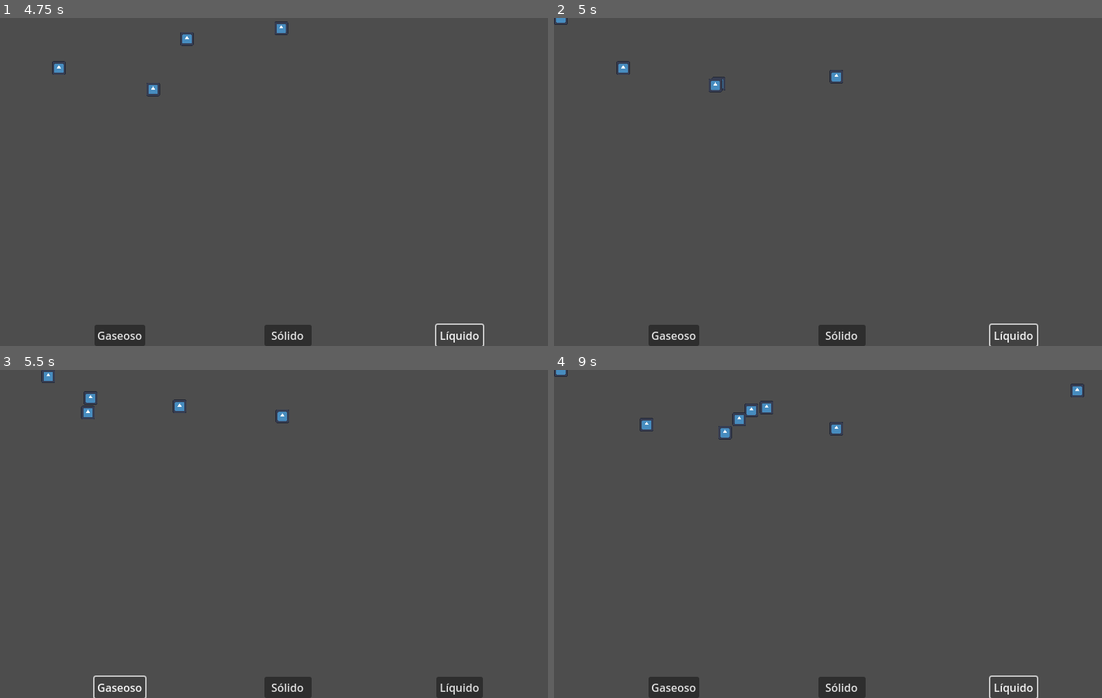
Above: before the commit, frames 1-4 (two rows, left to right).
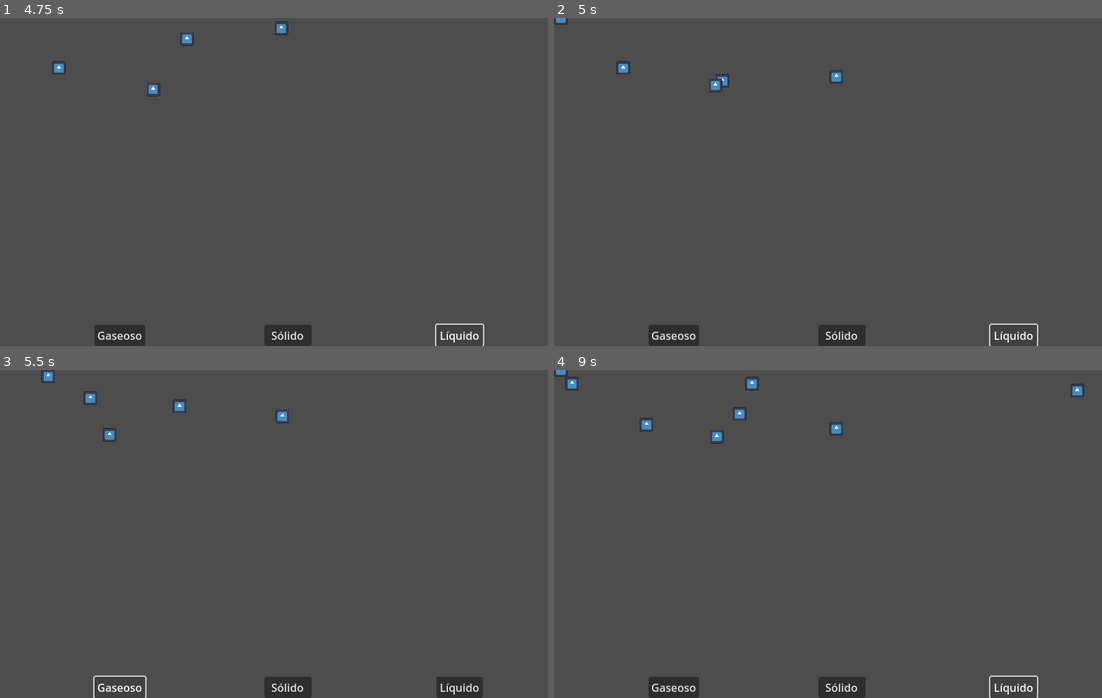
Above: after the commit, the same moments.

Repository: gonzalodelgado/gotita
Game: Godot game, scene res://node_2d.tscn
The game is run twice, just before and just after one commit, with the same random seed, the same clock (stepped at 60 frames per second) and the same inputs. The engine's default icon, where the game draws it, is replaced by a stand-in: a white triangle on a blue panel in a dark square.
Inputs:
- Up to frame 1 (4.75 s): click "Gaseoso" at 0.5 s; click "Sólido" at 1.25 s; click "Líquido" at 2 s; click "Gaseoso" at 2.75 s; click "Sólido" at 3.5 s; click "Líquido" at 4.25 s
- Up to frame 2 (5 s): no input
- Up to frame 3 (5.5 s): click "Gaseoso" at 5 s
- Up to frame 4 (9 s): click "Sólido" at 5.75 s; click "Líquido" at 6.5 s

Frame 1 is identical in both runs. In frame 2, less than 0.1% of the frame differs, in the area x 28-32%, y 17-23%; in frame 3, 0.1%; in frame 4, 0.4%, in the area x 2-40%, y 2-23%.

Commit message:
Implementar artefactos de cambio de estado (WIP)

Diff:
--- a/juego.gd
+++ b/juego.gd
@@ -19,6 +19,8 @@
 		gotita.position.x = 10
 		add_child(gotita)
 
+func cambiar_estado_gotita(gotita, estado):
+	gotita.estado = gotita.Estados.get(estado)
 
 func cambiar_estado(estado):
 	var gotitas = get_children().filter(func(child): return child.scene_file_path == gotita_scene.resource_path)
@@ -35,3 +37,12 @@
 
 func _on_boton_liquido_pressed() -> void:
 	cambiar_estado("LIQUIDO")
+
+
+func _on_area_fuego_body_entered(body:Node2D) -> void:
+	cambiar_estado_gotita(body, "GASEOSO")
+
+
+func _on_area_liquido_body_entered(body:Node2D) -> void:
+	print("BODY entro liquido", body)
+	cambiar_estado_gotita(body, "LIQUIDO")
--- a/node_2d.tscn
+++ b/node_2d.tscn
@@ -1,10 +1,14 @@
-[gd_scene load_steps=6 format=3 uid="uid://cdsrivfprlqvt"]
+[gd_scene load_steps=8 format=3 uid="uid://cdsrivfprlqvt"]
 
 [ext_resource type="Script" uid="uid://b2t4k6miop7u0" path="res://juego.gd" id="1_0e48y"]
 [ext_resource type="PackedScene" uid="uid://c64ue7jw3wbbj" path="res://level.tscn" id="2_0e48y"]
 [ext_resource type="PackedScene" uid="uid://cyvt8bj7jo145" path="res://gotita.tscn" id="2_epypp"]
 [ext_resource type="AudioStream" uid="uid://bc55x7jlwl24y" path="res://afro-blue-five-003-26720.mp3" id="4_0hol4"]
 [ext_resource type="AudioStream" uid="uid://wts28ef5ak0g" path="res://ice-43072.mp3" id="5_q6r6c"]
+
+[sub_resource type="RectangleShape2D" id="RectangleShape2D_epypp"]
+
+[sub_resource type="RectangleShape2D" id="RectangleShape2D_0hol4"]
 
 [node name="Prueba" type="Node2D"]
 script = ExtResource("1_0e48y")
@@ -47,7 +51,22 @@
 [node name="Ice Break" type="AudioStreamPlayer" parent="."]
 stream = ExtResource("5_q6r6c")
 
+[node name="areaFuego" type="Area2D" parent="."]
+
+[node name="CollisionShape2D" type="CollisionShape2D" parent="areaFuego"]
+position = Vector2(257, 75)
+shape = SubResource("RectangleShape2D_epypp")
+
+[node name="areaLiquido" type="Area2D" parent="."]
+
+[node name="CollisionShape2D" type="CollisionShape2D" parent="areaLiquido"]
+position = Vector2(298, 12)
+shape = SubResource("RectangleShape2D_0hol4")
+
 [connection signal="timeout" from="TimerGotita" to="." method="_on_timer_gotita_timeout"]
 [connection signal="pressed" from="BotonGaseoso" to="." method="_on_boton_gaseoso_pressed"]
 [connection signal="pressed" from="BotonSolido" to="." method="_on_boton_solido_pressed"]
 [connection signal="pressed" from="BotonLiquido" to="." method="_on_boton_liquido_pressed"]
+[connection signal="body_entered" from="areaFuego" to="." method="_on_area_fuego_body_entered"]
+[connection signal="body_entered" from="areaLiquido" to="." method="_on_area_liquido_body_entered"]
+[connection signal="body_shape_entered" from="areaLiquido" to="." method="_on_area_liquido_body_shape_entered"]
